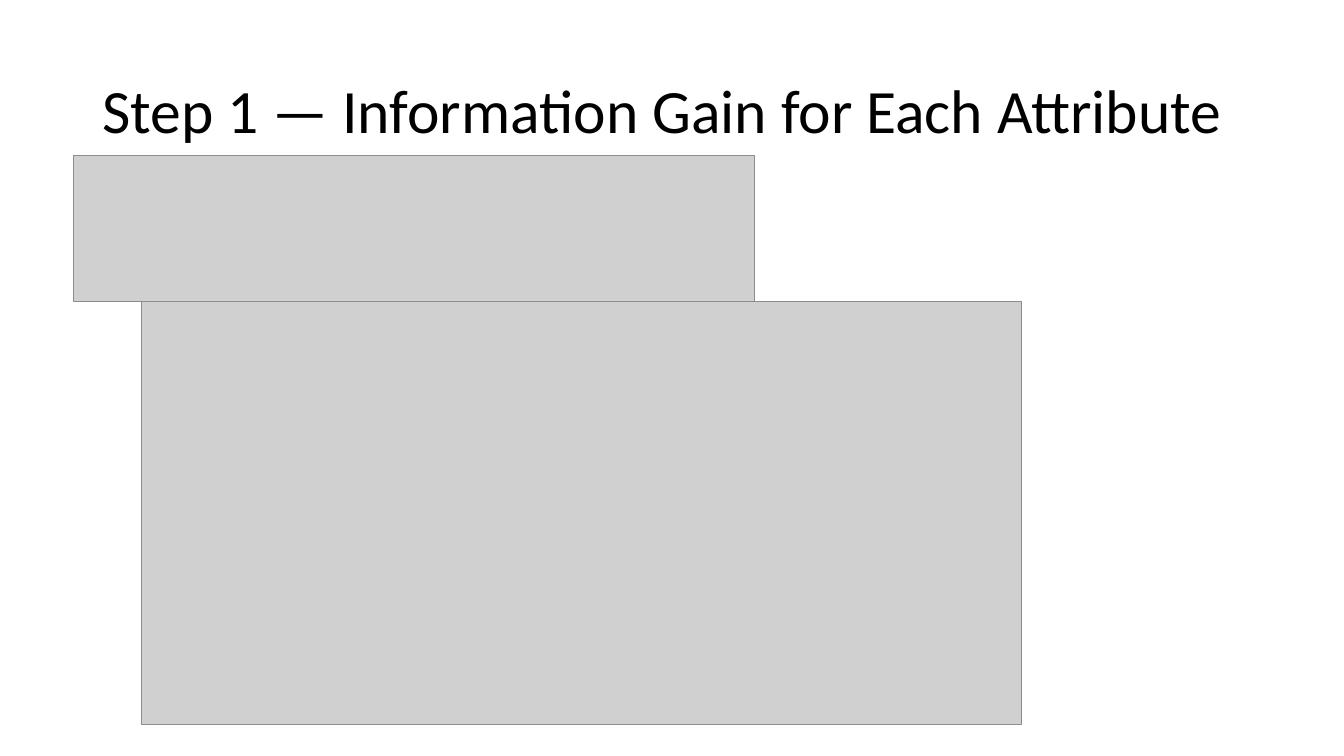
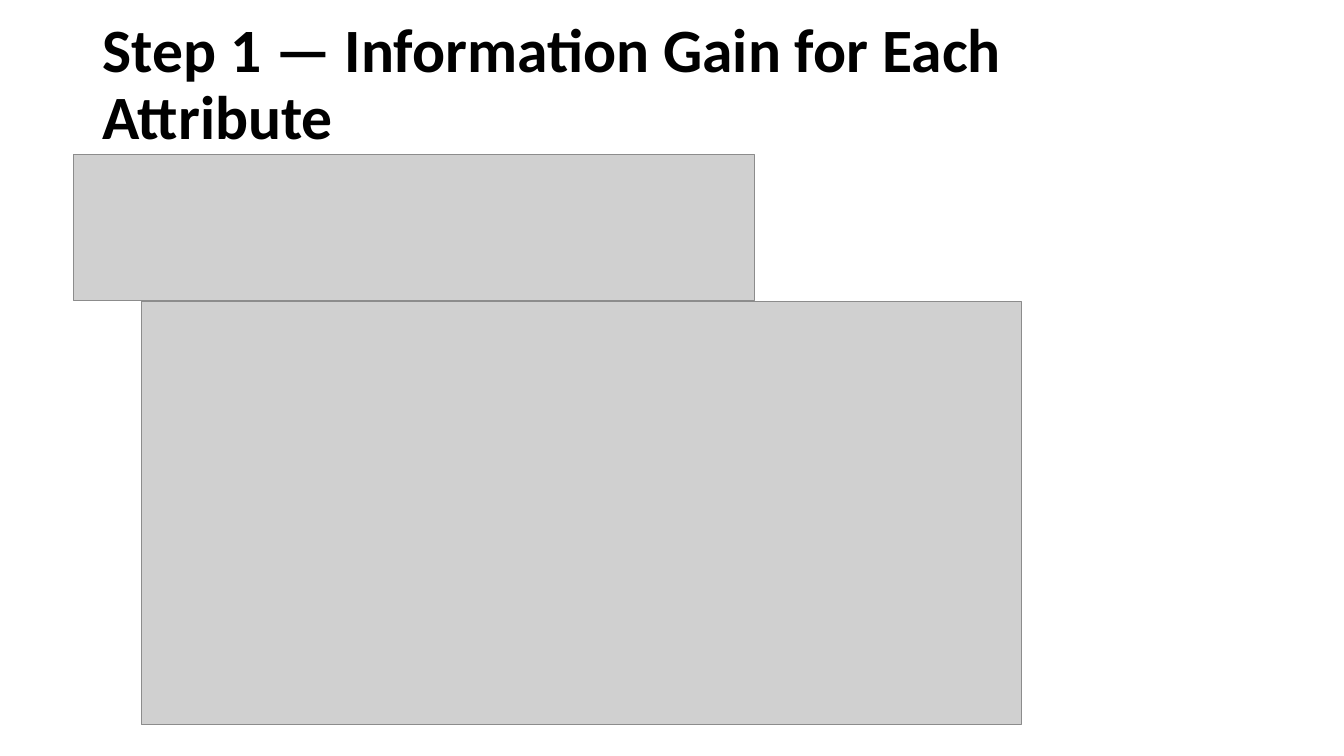
Before and after one commit to safyanch/Introduction-to-Machine-Learning-BS-Fall-25, a slide deck: slide 4 of Decision Tree.pptx. Drawn at 1344x756 pixels with LibreOffice and Linux fonts; fonts in the diff are those of the drawing; grey boxes stand for pictures. Boxes give left, top, right and bottom in pixels: in the first picture for what was removed or moved away, otherwise in the second. Text is boxed around its words. In the diff, an @@ line names an element or a change of style, - is before the commit and + after.

```diff
--- a/Decision Tree.pptx
+++ b/Decision Tree.pptx
@@ title "Step 1 — Information Gain ..." at [102,28,1000,140]: bold on @@
```
Also in this commit, not shown: 7 other files.
